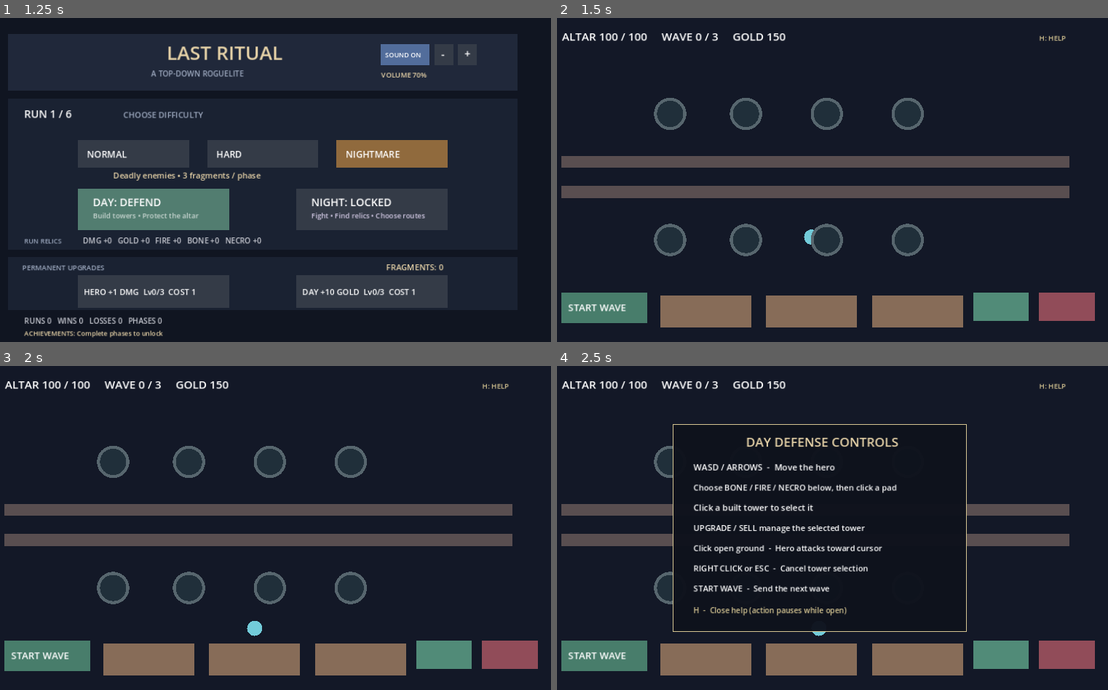
Above: before the commit, frames 1-4 (two rows, left to right).
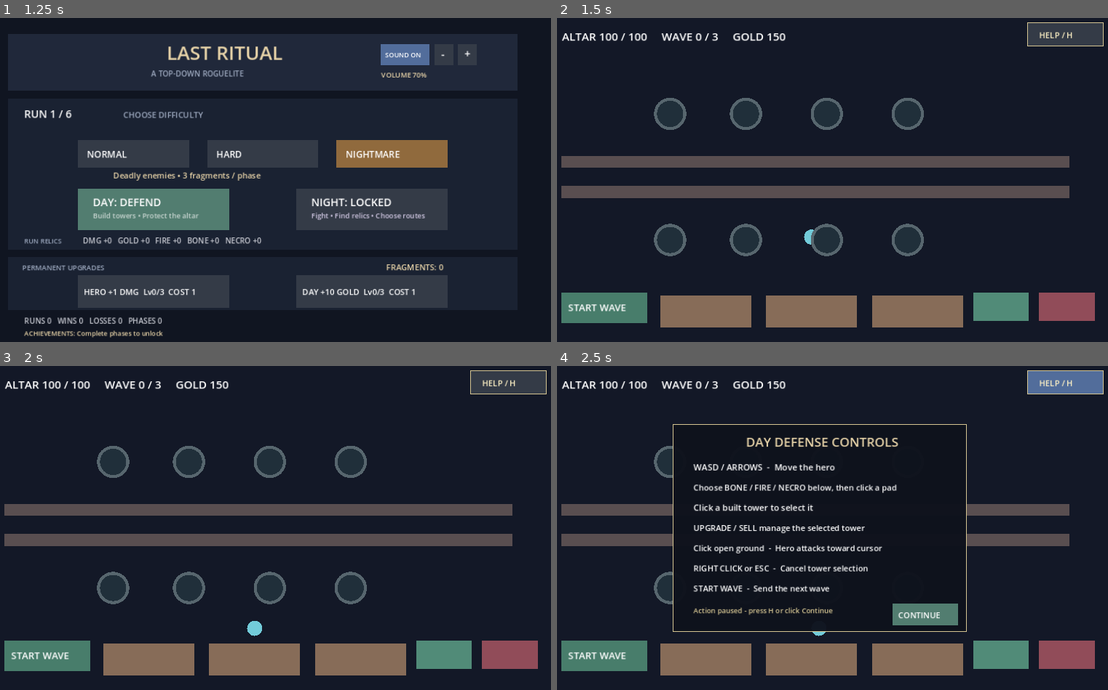
Above: after the commit, the same moments.

Repository: DoctorStrangeSH/Last-Ritual
Game: Godot game, scene res://scenes/run_loop.tscn
Two runs of this game, one before a commit and one after it. Both use one fixed random seed, a clock stepped at 60 frames per second and the inputs below.
Inputs (mouse positions are in pixels of both pictures, inside the frame that each line leads up to):
- Up to frame 1 (1.25 s): tap Enter at 0.5 s; move the mouse to (391, 163) at 0.52 s; hold Right (ui_right) from 0.53 s (still down); tap R at 0.6 s; click (391, 163) at 0.67 s
- Up to frame 2 (1.5 s): tap Space at 1.25 s; move the mouse to (705, 196) at 1.27 s; release Right (ui_right) at 1.28 s; hold Down (ui_down) from 1.28 s (still down); tap R at 1.35 s; click (705, 196) at 1.42 s
- Up to frame 3 (2 s): keep holding Down (ui_down)
- Up to frame 4 (2.5 s): move the mouse to (876, 456) at 2.02 s; release Down (ui_down) at 2.03 s; hold Right (ui_right) from 2.03 s (still down); tap H at 2.1 s; click (876, 456) at 2.17 s; tap R at 2.3 s

Frame 1 is identical in both runs. In frame 2, 1.0% of the frame differs, in the area x 85-100%, y 1-9%; in frame 3, 1.0%; in frame 4, 2.2%, in the area x 24-100%, y 1-81%.

Commit message:
ui: add mouse-operable help and continue buttons to TD defense

Diff:
--- a/scripts/topdown_td_prototype.gd
+++ b/scripts/topdown_td_prototype.gd
@@ -5,6 +5,8 @@
 const SLOT_POSITIONS := [Vector2(280, 190), Vector2(430, 190), Vector2(590, 190), Vector2(750, 190), Vector2(280, 440), Vector2(430, 440), Vector2(590, 440), Vector2(750, 440)]
 const COSTS := {"bone": 30, "fire": 45, "necro": 60}
 const WAVE_BUTTON := Rect2(65, 545, 170, 60)
+const HELP_BUTTON := Rect2(987.0, 10.0, 150.0, 46.0)
+const HELP_CLOSE_BUTTON := Rect2(720.0, 471.0, 130.0, 43.0)
 var slots: Array[Dictionary] = []
 var selected_type := ""
 var selected_slot := -1
@@ -248,6 +250,7 @@
                 break
 
 func restart_defense() -> void:
+    help_visible = false
     defense_state = "playing"
     altar_hp = 100
     wave_number = 0
@@ -371,6 +374,14 @@
     if event is InputEventKey and event.pressed and not event.echo and event.keycode == KEY_H:
         toggle_controls_help()
         return
+    if event is InputEventMouseButton and event.pressed and event.button_index == MOUSE_BUTTON_LEFT:
+        if HELP_BUTTON.has_point(event.position):
+            toggle_controls_help()
+            return
+        if help_visible:
+            if HELP_CLOSE_BUTTON.has_point(event.position):
+                toggle_controls_help()
+            return
     if help_visible:
         return
     if event is InputEventKey and event.pressed and event.keycode == KEY_R and defense_state != "playing":
@@ -465,7 +476,9 @@
     draw_rect(Rect2(880, 545, 110, 55), Color("#518b78"))
     draw_rect(Rect2(1010, 545, 110, 55), Color("#914c59"))
 
-    draw_string(ThemeDB.fallback_font, Vector2(1010, 45), "H: HELP", HORIZONTAL_ALIGNMENT_LEFT, -1, 14, Color("#d5c592"))
+    draw_rect(HELP_BUTTON, Color("#526d9b") if help_visible else Color("#343b47"))
+    draw_rect(HELP_BUTTON, Color("#d5c592"), false, 1.5)
+    draw_string(ThemeDB.fallback_font, HELP_BUTTON.position + Vector2(23.0, 30.0), "HELP / H", HORIZONTAL_ALIGNMENT_LEFT, -1, 16, Color("#fff2c5"))
     if help_visible:
         var help_panel := Rect2(286, 116, 580, 410)
         draw_rect(help_panel, Color(0.055, 0.07, 0.11, 0.97))
@@ -478,4 +491,6 @@
         draw_string(ThemeDB.fallback_font, Vector2(326, 367), "Click open ground  -  Hero attacks toward cursor", HORIZONTAL_ALIGNMENT_LEFT, -1, 16, Color.WHITE)
         draw_string(ThemeDB.fallback_font, Vector2(326, 407), "RIGHT CLICK or ESC  -  Cancel tower selection", HORIZONTAL_ALIGNMENT_LEFT, -1, 16, Color.WHITE)
         draw_string(ThemeDB.fallback_font, Vector2(326, 447), "START WAVE  -  Send the next wave", HORIZONTAL_ALIGNMENT_LEFT, -1, 16, Color.WHITE)
-        draw_string(ThemeDB.fallback_font, Vector2(326, 490), "H  -  Close help (action pauses while open)", HORIZONTAL_ALIGNMENT_LEFT, -1, 15, Color("#d5c592"))
+        draw_string(ThemeDB.fallback_font, Vector2(326, 490), "Action paused - press H or click Continue", HORIZONTAL_ALIGNMENT_LEFT, -1, 14, Color("#d5c592"))
+        draw_rect(HELP_CLOSE_BUTTON, Color("#527d70"))
+        draw_string(ThemeDB.fallback_font, HELP_CLOSE_BUTTON.position + Vector2(11.0, 29.0), "CONTINUE", HORIZONTAL_ALIGNMENT_LEFT, -1, 16, Color.WHITE)
